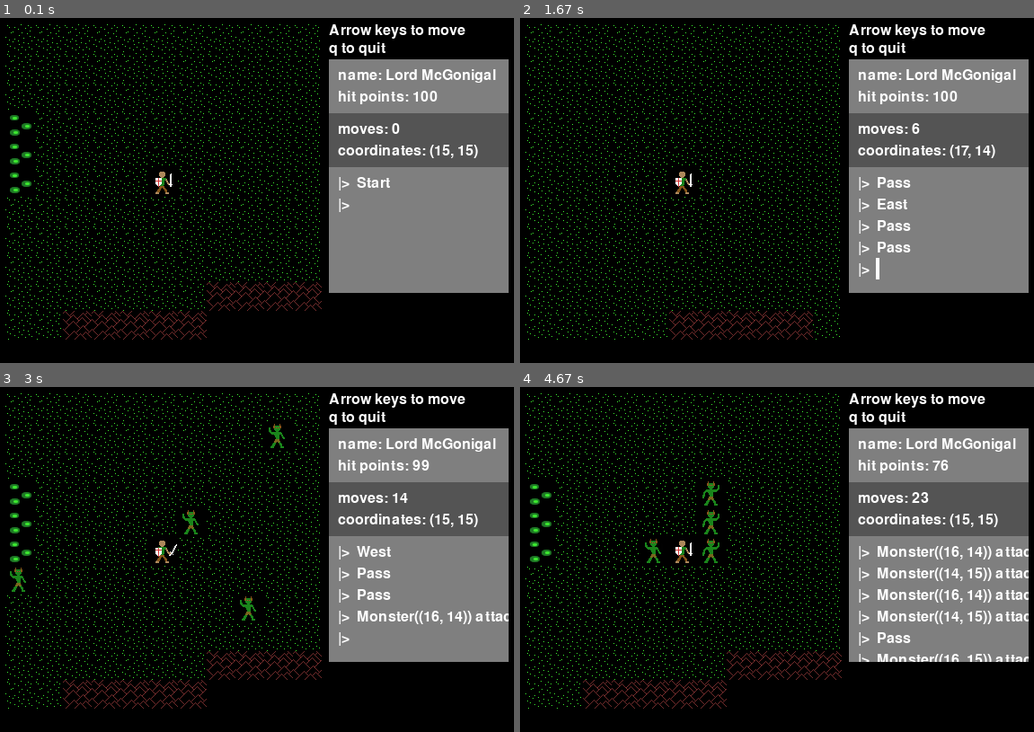
Above: before the commit, frames 1-4 (two rows, left to right).
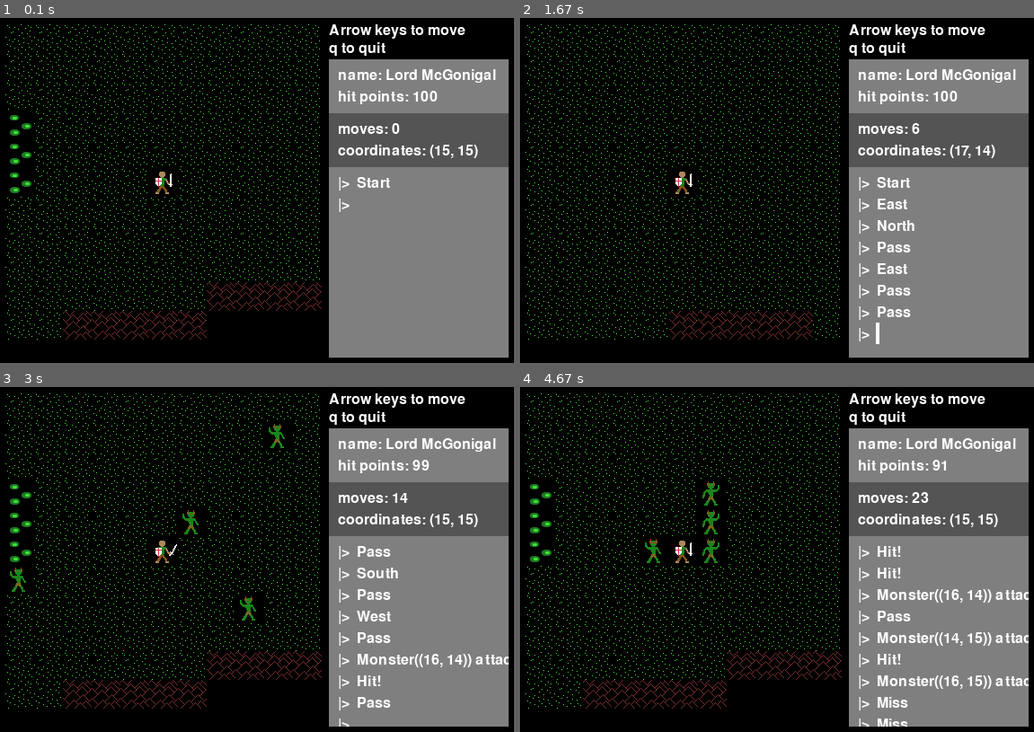
Above: after the commit, the same moments.

Repository: josh-reynolds/Python
Game: pygame game, started from pygame/nulltima/demo.py
The game is run twice, just before and just after one commit, with the same random seed, the same clock (stepped at 60 frames per second) and the same inputs.
Inputs:
- Up to frame 1 (0.1 s): no input
- Up to frame 2 (1.67 s): hold Right 0.33-0.8 s; hold Up 0.83-1.13 s; tap Space at 0.9, 1.23, 1.53 s; hold Right 1.17-1.63 s
- Up to frame 3 (3 s): hold Left 1.67-2.2 s; tap Space at 1.73, 2.03, 2.3, 2.63, 2.93 s; hold Down 2.23-2.53 s; hold Left 2.57-2.97 s
- Up to frame 4 (4.67 s): hold Up 3-3.37 s; tap Space at 3.07, 3.47, 3.77, 4.13, 4.53 s; hold Right 3.4-4.03 s; hold Down 4.07-4.43 s; hold Left from 4.47 s (still down)

The runs differ from the first frame. In frame 1, 6.6% of the frame differs, in the area x 63-99%, y 79-99%; in frame 2, 7.0%; in frame 3, 7.7%; in frame 4, 8.7%, in the area x 63-99%, y 21-99%.

Commit message:
Slightly more complex Monster.attack() method - exposes a bug in how console output is ordered

Diff:
--- a/pygame/nulltima/game.py
+++ b/pygame/nulltima/game.py
@@ -108,7 +108,7 @@
         super().__init__(pos)
         self.bg = Color('gray50')
         self.lines = []
-        self.maxlines = 5
+        self.maxlines = 8
         self.prompt = '|>  '
         self.prompt_pos = 0
         self.prompt_color = self.bg
@@ -118,7 +118,7 @@
         self.render()
 
     def update(self):
-        for item in Game.message_queue:
+        for item in reversed(Game.message_queue):
             if self.lines:
                 self.lines.pop()                  # remove the empty prompt line
             self.lines.append(self.prompt + item)
--- a/pygame/nulltima/monsters.py
+++ b/pygame/nulltima/monsters.py
@@ -1,4 +1,5 @@
 import math
+import random
 import unittest
 import pygame
 import game
@@ -40,8 +41,14 @@
                 self.attack(game.Game.level.player)
 
     def attack(self, target):
-        target.hit_points -= 1
-        game.Game.message_queue.append("{} attacks!".format(self))
+        if random.random() < 0.5:
+            target.hit_points -= 1
+            game.Game.message_queue.append("Hit!")
+        else:
+            game.Game.message_queue.append("Miss")
+        game.Game.message_queue.append("{} attacks".format(self)) # showing in console out of
+                                                                  # order, so small temporary
+                                                                  # hack here
 
     def __repr__(self):
         return "Monster({})".format(self.pos)
